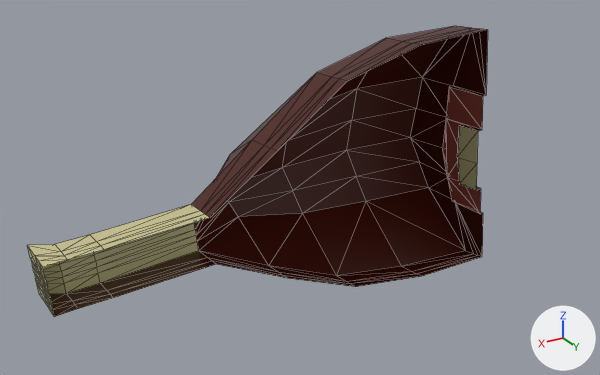
A saved change to the glTF model assets/Models/ham/ham.glb.
The view is the same before and after, from a 50 mm camera at (2.1, 3.18, 1.81) aimed at (0.18, -0.02, 0.22). Every picture has the same lights, and +X, +Y and +Z are marked at lower right. Mesh edges are drawn as thin lines. Vertices at the same position are counted once.
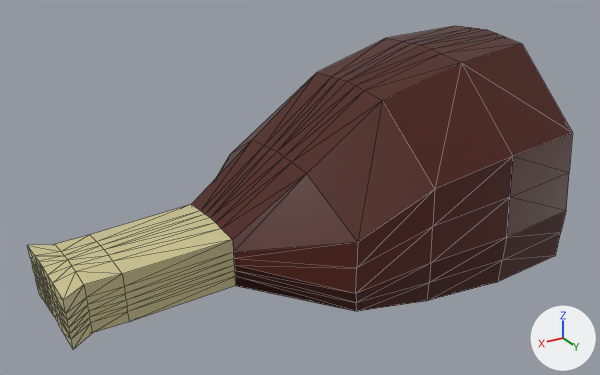
The change, as JSON lines over the scene's bpy script:
```json
{"block": "me_plane_001", "where": "# used by ob_plane; location = (0.0, 0.0, 0.0)"}
{"op": "remove", "block": "me_plane_001", "code": "me_plane_001.from_pydata(...)  # 144 vertices, 256 faces; spans x -1.07..1.44, y -0.67..0.0, z -0.52..0.86"}
{"op": "add", "block": "me_plane_001", "code": "me_plane_001.from_pydata(...)  # 261 vertices, 512 faces; spans x -1.07..1.44, y -0.67..0.67, z -0.52..0.86"}
{"block": "me_plane_001", "change": "me_plane_001 part 1"}
{"block": "me_plane_001", "change": "101 vertices are added at x -1.07..1.44, y 0.0..0.67, z -0.52..0.85"}
{"block": "me_plane_001", "change": "5 new vertices lie (0.0, 0.07, -0.01) away from vertices in x -0.51..1.44, y 0.0, z -0.02..0.84"}
{"block": "me_plane_001", "change": "5 new vertices lie (0.0, 0.06, 0.0) away from vertices in x -0.94..1.43, y 0.0..0.07, z -0.11..0.86"}
{"block": "me_plane_001", "change": "6 new vertices lie (0.0, 0.05, -0.01) away from vertices in x -0.16..1.32, y 0.0..0.06, z -0.43..0.18"}
{"block": "me_plane_001", "change": "152 new faces join them, mat_meat (brown #491101)"}
{"block": "me_plane_001", "change": "10 new faces join them, mat_pink_meat (red #a14f44)"}
{"block": "me_plane_001", "change": "94 new faces join them, mat_material_001 (beige #ccc592)"}
```

Boxes [x1, y1, x2, y2] around the edits, measured in the pictures (600 x 375 px):
```json
{"object": "Plane", "change": "reshaped", "before": [27, 26, 488, 317], "after": [27, 26, 573, 349], "on screen": "18% wider, 11% taller"}
{"part": 1, "of": "me_plane_001", "change": "added", "after": [43, 30, 573, 349], "on screen": "brown"}
```
